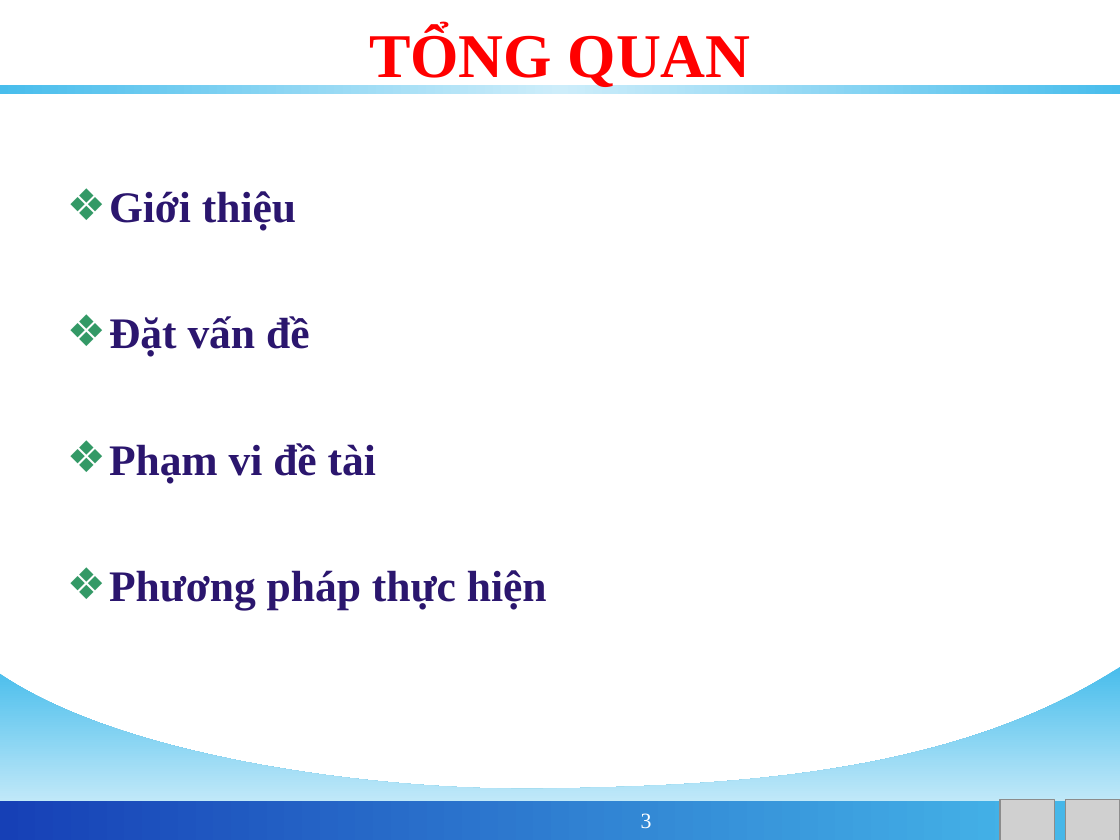
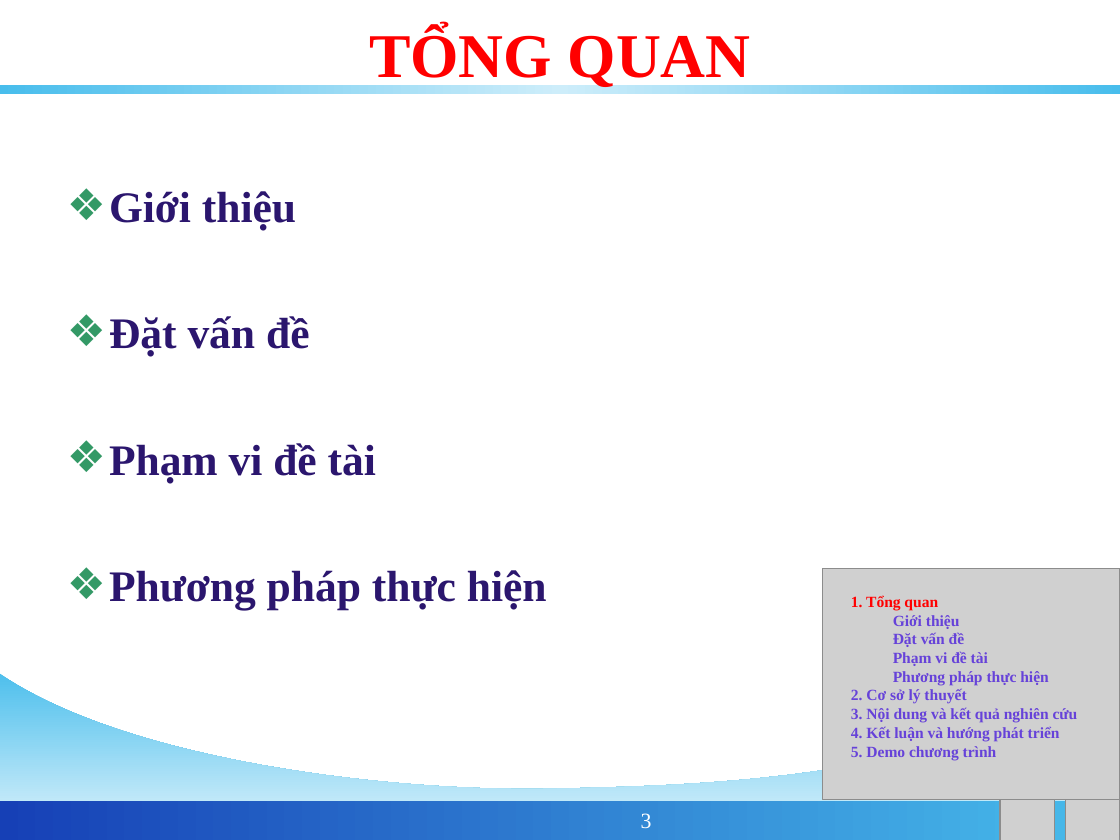
Before and after one commit to phamngsinh/cantho-webgis, a slide deck: slide 3 of Document/Bao Cao/BaoCaoLuanVan.ppt. Drawn at 1120x840 pixels with LibreOffice and Linux fonts; fonts in the diff are those of the drawing; grey boxes stand for pictures; background and template pictures are left out. Boxes give left, top, right and bottom in pixels: in the first picture for what was removed or moved away, otherwise in the second. Text is boxed around its words. In the diff, an @@ line names an element or a change of style, - is before the commit and + after.

```diff
--- a/Document/Bao Cao/BaoCaoLuanVan.ppt
+++ b/Document/Bao Cao/BaoCaoLuanVan.ppt
@@ picture added at [822,569,1120,800] @@
@@ text added at [851,595,1078,760], 10 pt, text #6642D9, bold @@
+1. Tổng quan
+Giới thiệu
+Đặt vấn đề
+Phạm vi đề tài
+Phương pháp thực hiện
+2. Cơ sở lý thuyết
+3. Nội dung và kết quả nghiên cứu
+4. Kết luận và hướng phát triển
+5. Demo chương trình
```
Also in this commit, not shown: 23 other slides changed, 1 slide added, 1 slide removed.
